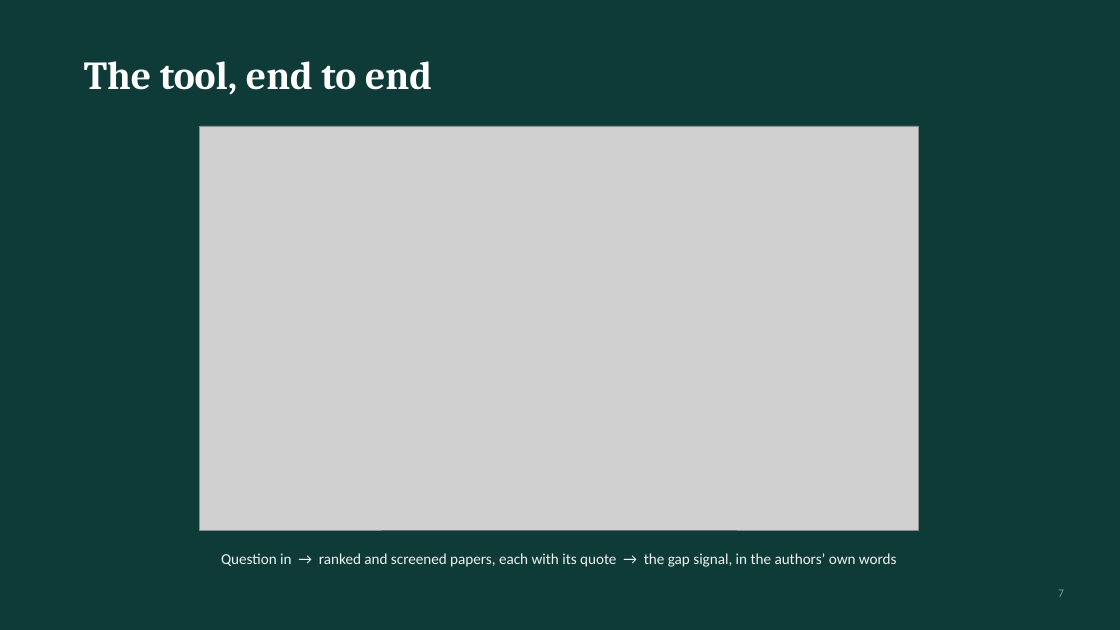
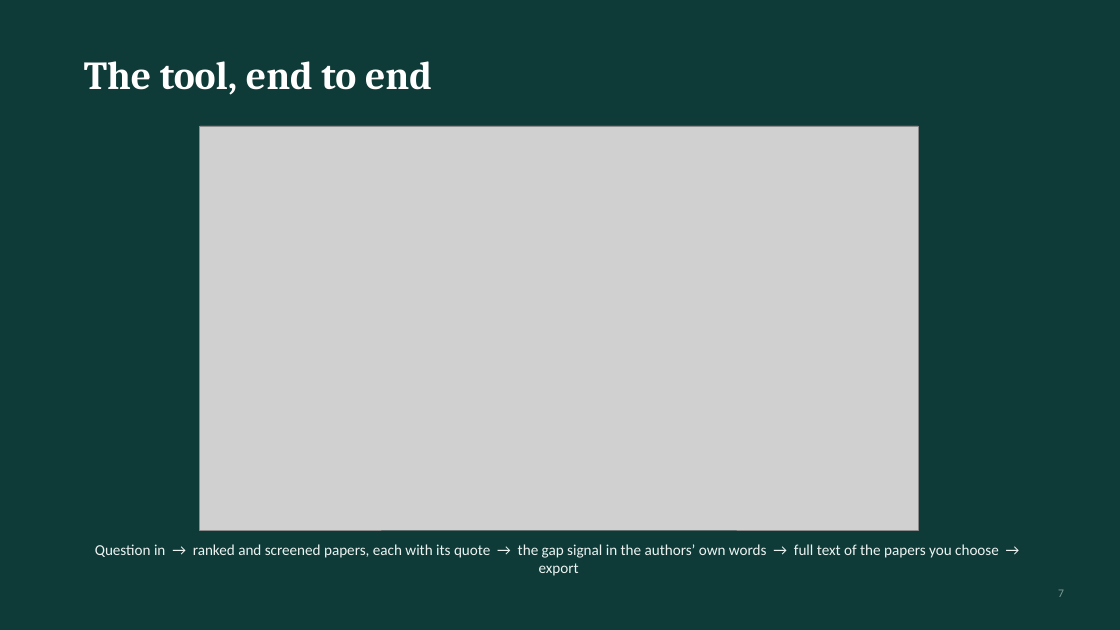
Before and after one commit to KavinduPehesara/Beyond-Retrieval, a slide deck: slide 7 of reports/presentation/Beyond-Retrieval-Assessment3.pptx. Drawn at 1120x630 pixels with LibreOffice and Linux fonts; fonts in the diff are those of the drawing; grey boxes stand for pictures. Boxes give left, top, right and bottom in pixels: in the first picture for what was removed or moved away, otherwise in the second. Text is boxed around its words. In the diff, an @@ line names an element or a change of style, - is before the commit and + after.

```diff
--- a/reports/presentation/Beyond-Retrieval-Assessment3.pptx
+++ b/reports/presentation/Beyond-Retrieval-Assessment3.pptx
@@ text at bbox=[95, 544, 999, 576]: text changed @@
-Question in → ranked and screened papers, each with its quote → the gap signal, in the authors’ own words
+Question in → ranked and screened papers, each with its quote → the gap signal in the authors’ own words → full text of the papers you choose → export
```
Also in this commit, not shown: 3 other slides changed, 4 other files.
